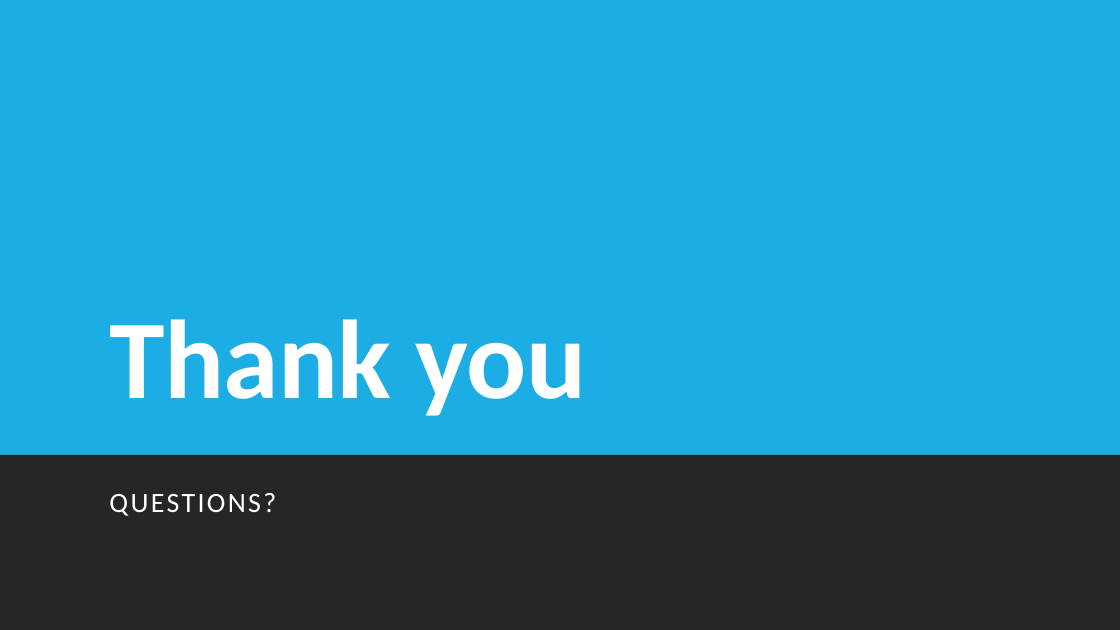
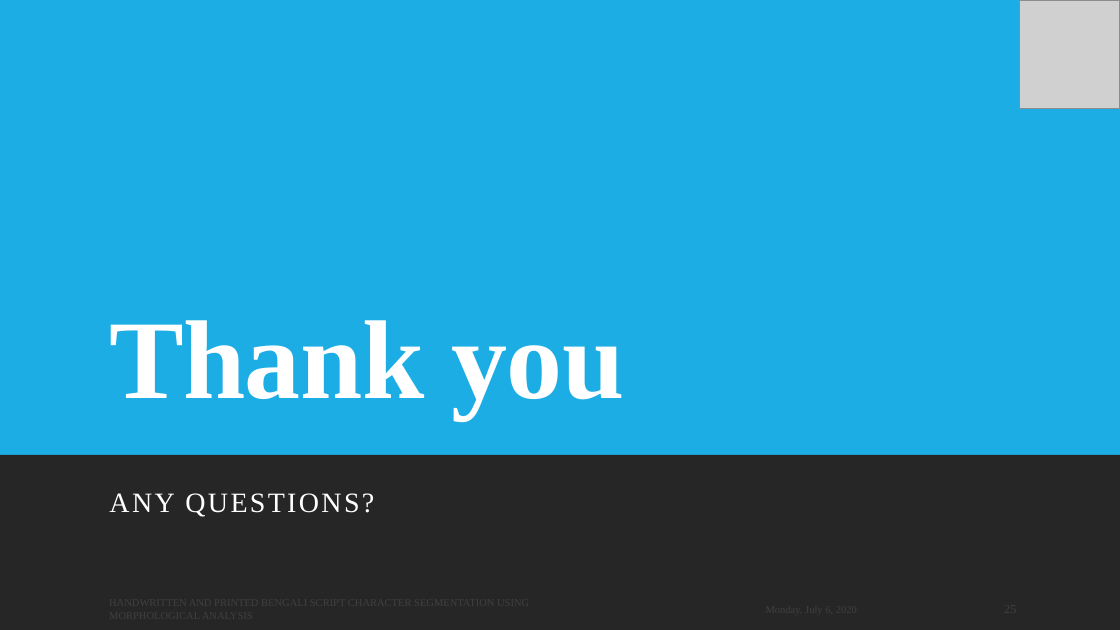
Before and after one commit to Arik096/project, a slide deck: slide 25 of book/puja.pptx (slide 17 before the commit). Drawn at 1120x630 pixels with LibreOffice and Linux fonts; fonts in the diff are those of the drawing; grey boxes stand for pictures. Boxes give left, top, right and bottom in pixels: in the first picture for what was removed or moved away, otherwise in the second. Text is boxed around its words. In the diff, an @@ line names an element or a change of style, - is before the commit and + after.

```diff
--- a/book/puja.pptx
+++ b/book/puja.pptx
@@ picture added at [1019,0,1119,109] @@
@@ title "Thank you" at [109,320,624,419]: font Calibri to Times New Roman @@
@@ text at [109,493,374,517]: text changed; font Calibri to Times New Roman @@
-QUESTIONS?
+ANY QUESTIONS?
```
Also in this commit, not shown: 16 other slides changed, 8 slides added.
